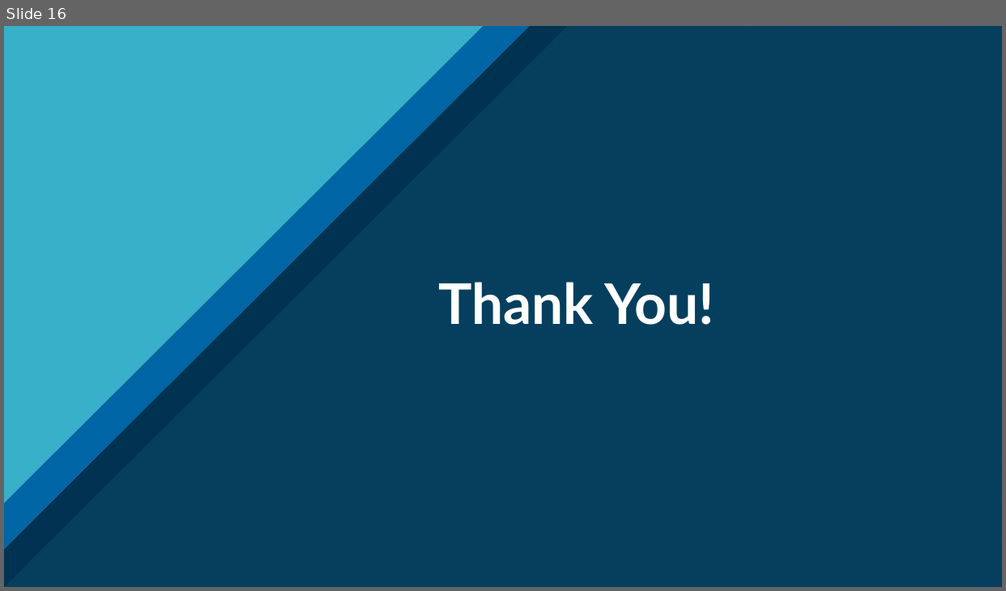
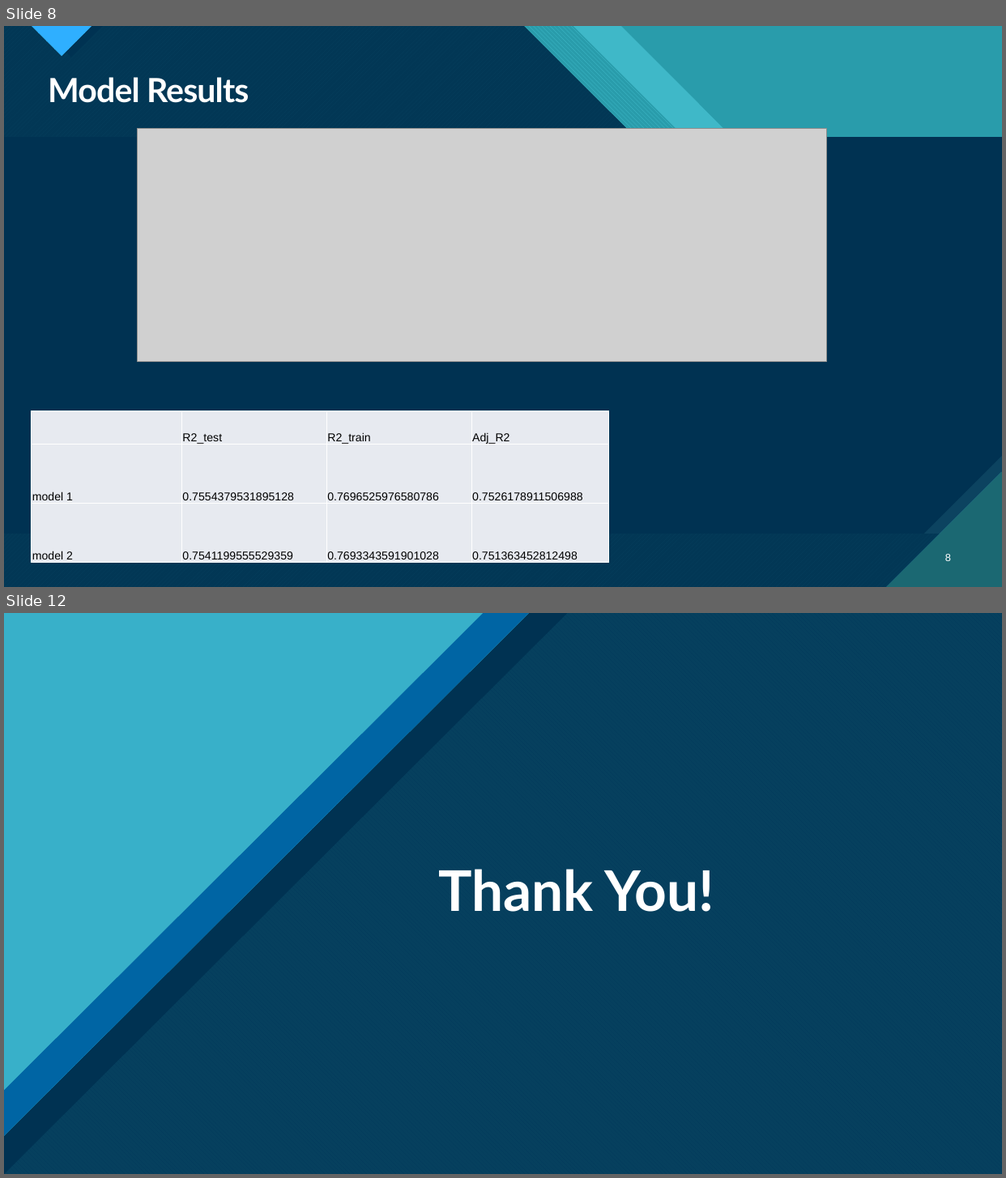
Before and after one commit to CrisQueCris/Houseprices, a slide deck: Final PresentationKC.pptx. Shown one above the other, each under a label of ours: slide 16 before the commit, slides 8 and 12 after it; the slides between them are not shown. The pictures are 1006x591 and 1006x1178 pixels, drawn with LibreOffice and Linux fonts; fonts in the diff are those of the drawing; grey boxes stand for pictures. Boxes give left, top, right and bottom in pixels: in the first picture for what was removed or moved away, otherwise in the second. Text is boxed around its words. In the diff, an @@ line names an element or a change of style, - is before the commit and + after.

```diff
--- a/Final PresentationKC.pptx
+++ b/Final PresentationKC.pptx
@@ slide 8 added at <box>4,26,1002,587</box>, background #47C3D3; not listed: 13 template elements that a slide beside it also shows @@
@@ rectangle added at <box>4,26,1002,587</box>, fill #299CAB @@
@@ rectangle added at <box>4,26,1002,587</box>, fill #299CAB @@
@@ freeform shape added at <box>4,26,1002,587</box>, fill #47C3D3 at 74% opacity @@
@@ freeform shape added at <box>4,26,1002,587</box>, fill pattern #47C3D3 on #1B6872 @@
@@ freeform shape added at <box>4,26,1002,587</box>, fill #003352 at 90% opacity @@
@@ title added at <box>48,77,249,103</box>, 32 pt, text #FFFFFF, bold @@
+Model Results
@@ picture added at <box>138,129,827,362</box> @@
@@ table added at <box>32,412,610,563</box>, 3 rows, 4 columns @@
+ | R2_test | R2_train | Adj_R2
+model 1 | 0.7554379531895128 | 0.7696525976580786 | 0.7526178911506988
+model 2 | 0.7541199555529359 | 0.7693343591901028 | 0.751363452812498
@@ page number added at <box>945,554,951,561</box>, 10 pt, text #FFFFFF @@
+8
@@ what was slide 16 is now slide 12 @@
```
Also in this commit, not shown: 2 slides changed, 5 other slides added, 7 slides removed, 1 other file.
